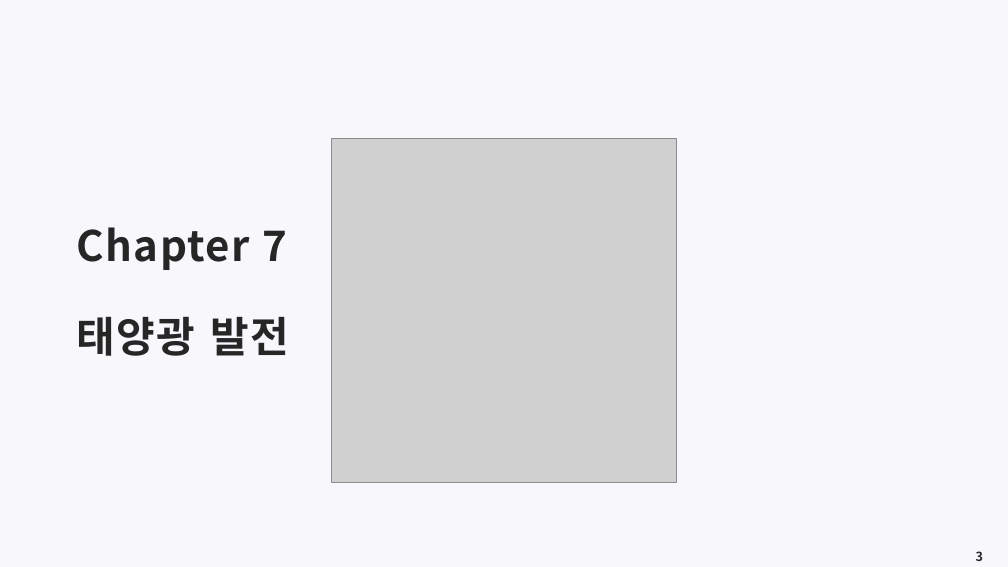
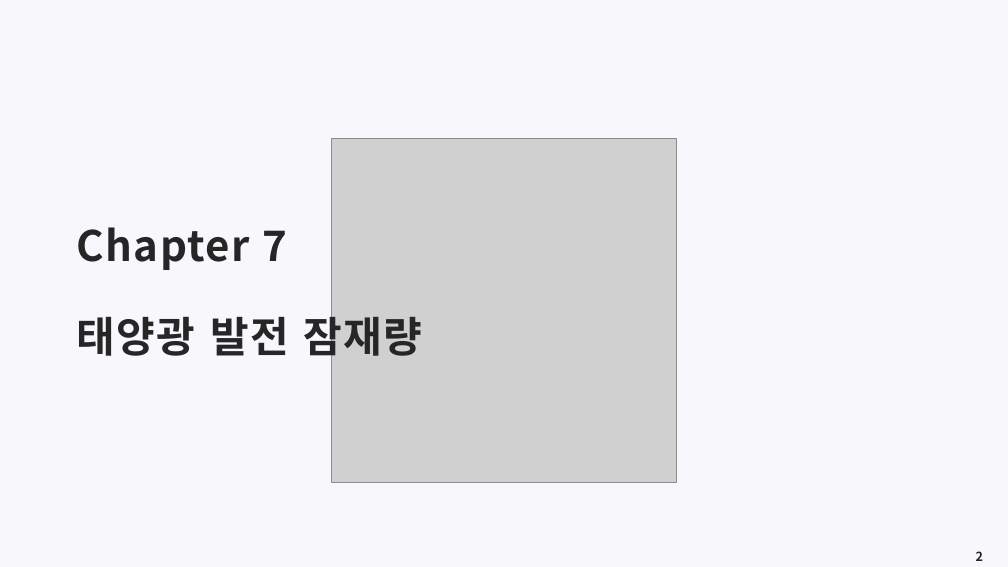
Before and after one commit to meandthey/Teaching, a slide deck: slide 2 of 에너지경제학/자원에너지경제학_Chapter_9999(태양광).pptx (slide 3 before the commit). Drawn at 1008x567 pixels with LibreOffice and Linux fonts; fonts in the diff are those of the drawing; grey boxes stand for pictures. Boxes give left, top, right and bottom in pixels: in the first picture for what was removed or moved away, otherwise in the second. Text is boxed around its words. In the diff, an @@ line names an element or a change of style, - is before the commit and + after.

```diff
--- a/에너지경제학/자원에너지경제학_Chapter_9999(태양광).pptx
+++ b/에너지경제학/자원에너지경제학_Chapter_9999(태양광).pptx
@@ title at <box>76,227,423,363</box>: text changed @@
-Chapter 7
-태양광 발전
+Chapter 7
+태양광 발전 잠재량
```
Also in this commit, not shown: 4 other slides changed, 1 slide removed, 2 other files.
